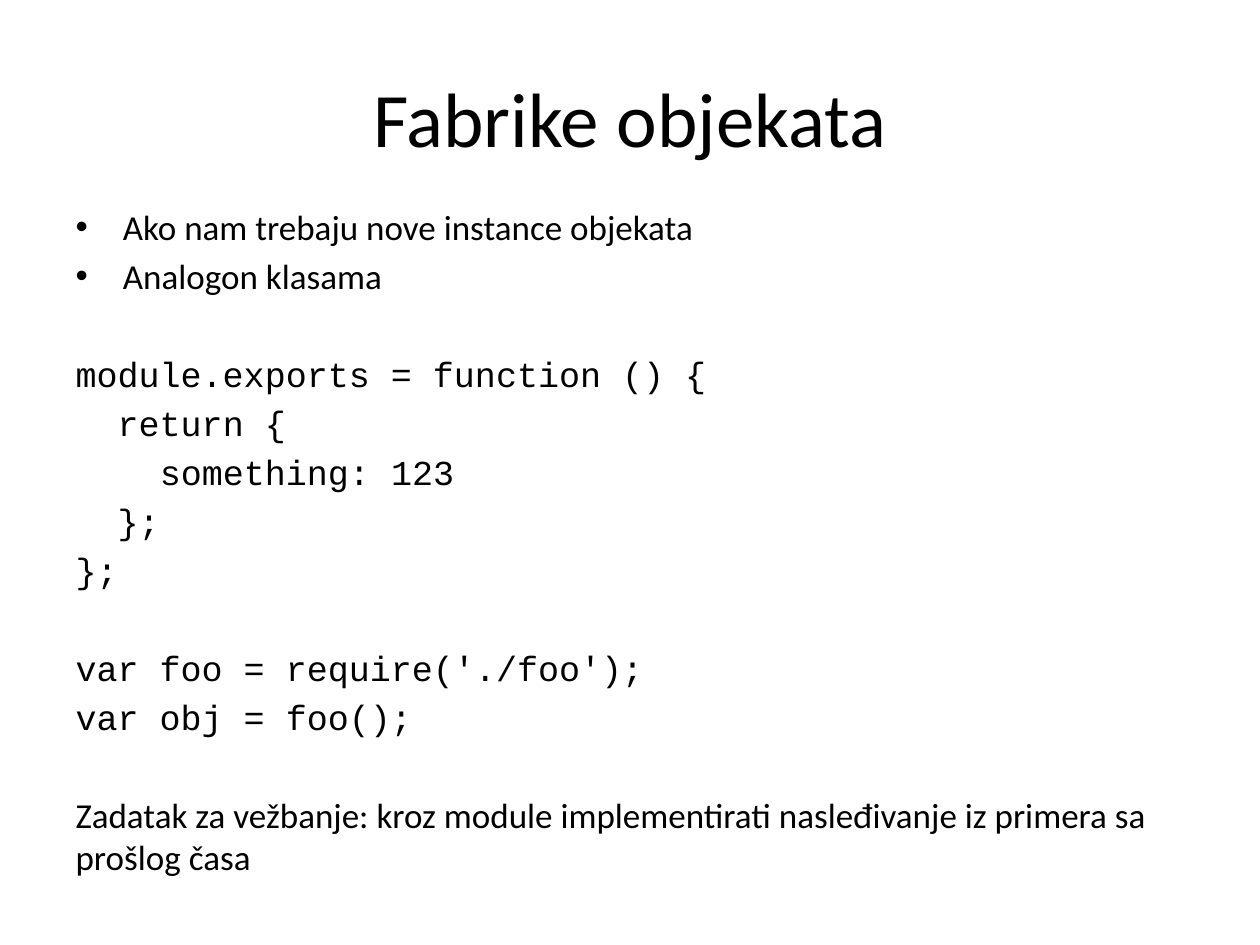
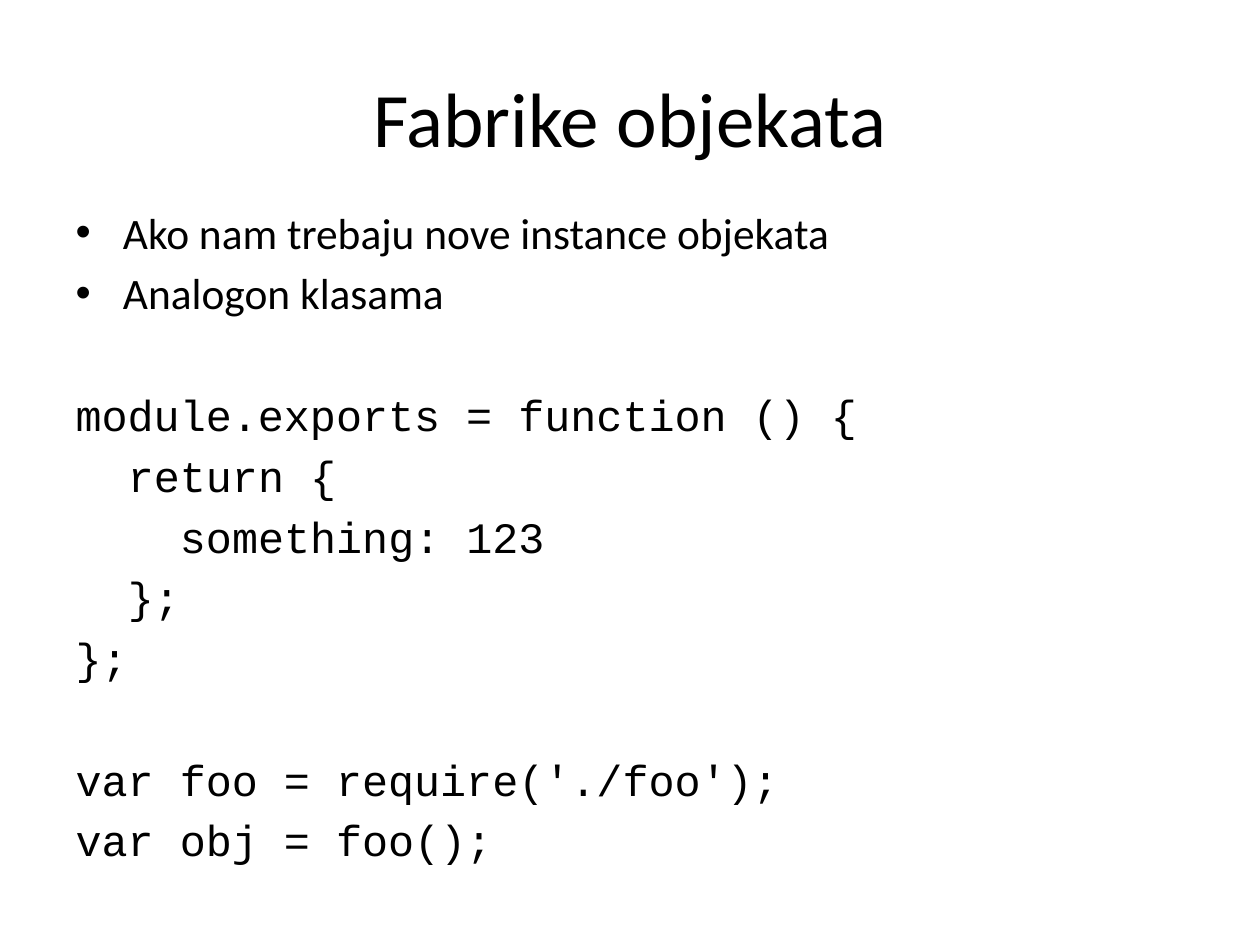
Before and after one commit to XWS2016/BackEnd, a slide deck: slide 27 of 01_Node/BackEnd_01_Node.pptx. Drawn at 1260x945 pixels with LibreOffice and Linux fonts; fonts in the diff are those of the drawing. Boxes give left, top, right and bottom in pixels: in the first picture for what was removed or moved away, otherwise in the second. Text is boxed around its words. In the diff, an @@ line names an element or a change of style, - is before the commit and + after.

```diff
--- a/01_Node/BackEnd_01_Node.pptx
+++ b/01_Node/BackEnd_01_Node.pptx
@@ text "Ako nam trebaju nove instance ..." at (76, 219, 829, 865): size 20 to 24.8 pt @@
@@ text at (76, 803, 1146, 834): paragraph removed @@
-Zadatak za vežbanje: kroz module implementirati nasleđivanje iz primera sa prošlog časa
```
Also in this commit, not shown: 8 other slides changed, 13 other files.
